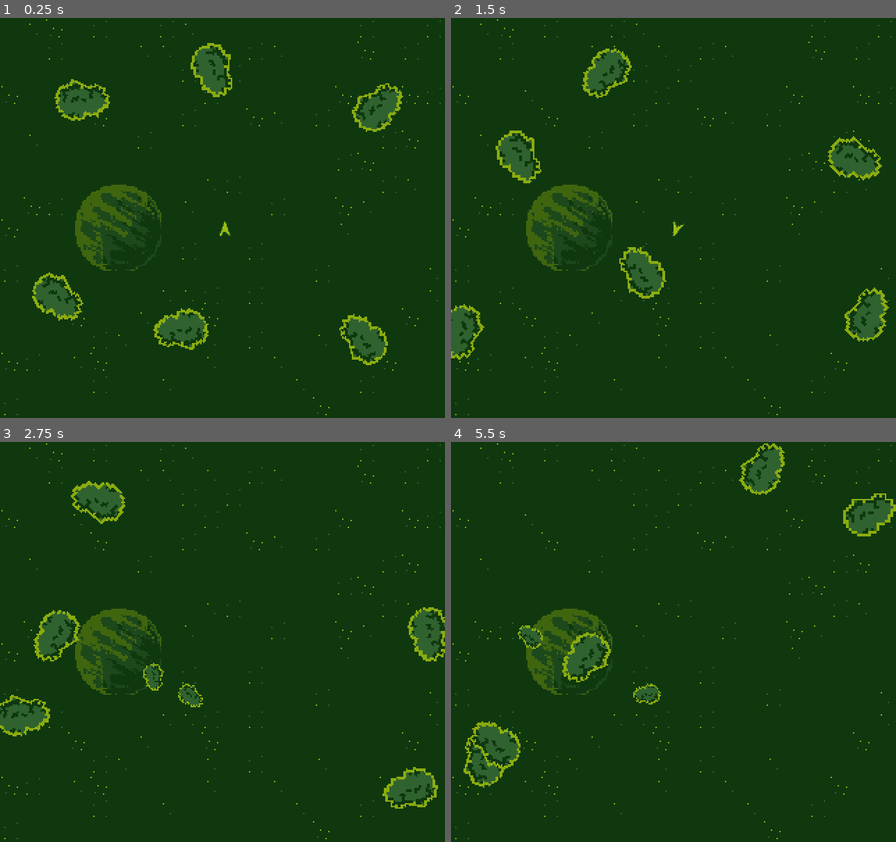
Above: before the commit, frames 1-4 (two rows, left to right).
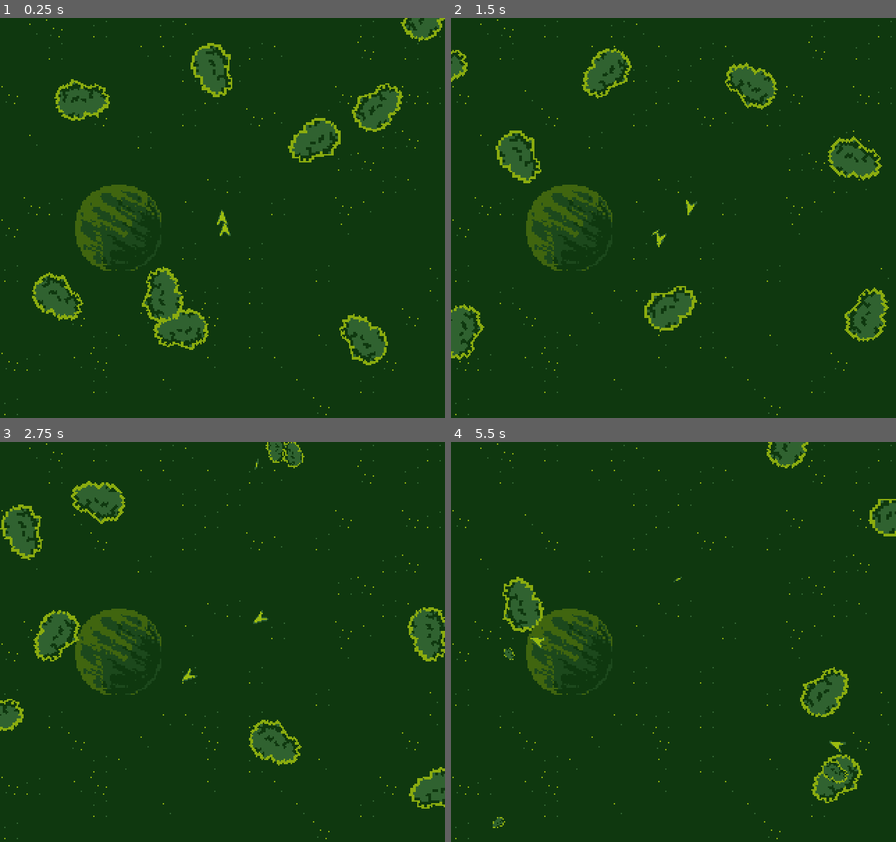
Above: after the commit, the same moments.

Repository: xorelcodes/asteroids-godot
Game: Godot game, scene res://Scenes/Levels/Level1.tscn
Same seed, same stepped clock (60 frames per second), same inputs: the game is played once before the commit and once after it.
Inputs:
- Up to frame 1 (0.25 s): no input
- Up to frame 2 (1.5 s): hold D (right) 0.53-1.28 s; tap Space (fire) at 0.6, 1.35 s; hold A (left) from 1.28 s (still down)
- Up to frame 3 (2.75 s): release A (left) at 2.03 s; hold D (right) from 2.03 s (still down); tap Space (fire) at 2.1 s
- Up to frame 4 (5.5 s): release D (right) at 2.78 s; hold W (up) 2.78-3.53 s; tap Space (fire) every 0.75 s from 2.85 to 5.1 s; hold A (left) from 3.53 s (still down)

The runs differ from the first frame. In frame 1, 1.8% of the frame differs, in the area x 31-100%, y 0-77%; in frame 2, 2.5%; in frame 3, 3.7%; in frame 4, 6.3%, in the area x 2-100%, y 0-97%.
Error after the commit: Invalid call. Nonexistent function '_ship_damaged' in base 'RigidBody2D (PlayerController.gd)'. (res://Scripts/asteroid_physics.gd:44)

Commit message:
Asteroid spawn, code restructure Restrured all code to implement manager design, improved asteroid warping

Diff:
--- a/Scenes/Actors/asteroid.tscn
+++ b/Scenes/Actors/asteroid.tscn
@@ -26,5 +26,6 @@
 [node name="CollisionShape2D" type="CollisionShape2D" parent="."]
 position = Vector2(2, 0)
 shape = SubResource("CircleShape2D_55l3o")
+debug_color = Color(0, 0.6, 0.701961, 0.505882)
 
 [connection signal="body_entered" from="." to="." method="_on_body_entered"]
--- /dev/null
+++ b/Scenes/Managers/GameManager.tscn
@@ -0,0 +1,7 @@
+[gd_scene load_steps=2 format=3 uid="uid://tdgyx28th8e6"]
+
+[ext_resource type="Script" path="res://Scripts/GameManager.gd" id="1_xf4o4"]
+
+[node name="Game Manager" type="Node"]
+script = ExtResource("1_xf4o4")
+number_of_starting_asteroids = 5
--- a/Scripts/GameManager.gd
+++ b/Scripts/GameManager.gd
@@ -1,5 +1,88 @@
-extends Node2D
+extends Node
+
+@export var lives_left = 3
+@export var high_score = 1000
+@export var number_of_starting_asteroids = 3
+
+var player_template = preload("res://Scenes/Actors/player.tscn")
+var player1
+var asteroids = []
+var asteroid_template = preload("res://Scenes/Actors/asteroid.tscn")
+var screen_width
+var screen_height
+
+var rng = RandomNumberGenerator.new()
+
+
+var total_score: int
+
+func _ready():
+	#get screen height and width for later spawn calculations
+	screen_width = get_viewport().get_visible_rect().size.x
+	screen_height = get_viewport().get_visible_rect().size.y
+
+	_spawn_init_asteroids()
+	_spawn_player()
+	pass
 
 func _process(delta):
 	if(Input.is_action_just_pressed("restart")):
 		get_tree().reload_current_scene()
+
+#add to total score
+func _add_score(points : int):
+	total_score += points
+	print("Total Score: " + str(total_score))
+
+#lose a life, game over on 0 lives
+func _lose_life():
+	if(lives_left == 0):
+		#end game state entered here
+		pass
+	lives_left -= 1
+	print("Lives left: " + str(lives_left))
+
+#initial spawn in of the player. Can change to include variables for multiplayer?
+func _spawn_player():
+	player1 = player_template.instantiate()
+	player1.position = Vector2(screen_width/2, screen_height/2)
+	player1.ship_destroyed.connect(_lose_life)
+	add_child(player1)
+
+#spawn in the initial asteroids based on the set amount of starting asteroids
+func _spawn_init_asteroids():
+	for n in number_of_starting_asteroids:
+		var new_asteroid = asteroid_template.instantiate()
+		var xRando
+		xRando = rng.randf_range(100, screen_width / 2 -50) if rng.randi_range(0,1) ==0 else rng.randf_range(screen_width + 50, screen_width  -100)
+		var yRando
+		yRando = rng.randf_range(100, screen_height / 2 -50) if rng.randi_range(0,1) ==0 else rng.randf_range(screen_height + 50, screen_height -100)
+		new_asteroid.position = Vector2(xRando, yRando)
+		new_asteroid.asteroid_destroyed.connect(_asteroid_destroyed)
+		new_asteroid.scored.connect(_add_score)
+		add_child(new_asteroid)
+		asteroids.append(new_asteroid)
+	pass
+
+#function called to destroy an asteroid, spawning smaller rocks if needed
+func _asteroid_destroyed(asteroid : Asteroid):
+	if(asteroid.spawnsLeft > 0):
+		asteroid.spawnsLeft -= 1
+		for n in asteroid.pebbleCount:
+			#print("spawning pebble number " + str(n))
+			var pebble : RigidBody2D = asteroid.duplicate()
+			pebble.speed = asteroid.speed + asteroid.rng.randf_range(0,.3)
+			pebble.spawnsLeft = asteroid.spawnsLeft
+			pebble.score = 50 if asteroid.spawnsLeft == 1 else 100
+			#this is the pain point, is score just called? or is this the sign I need an asteroid manager node?
+			pebble.asteroid_destroyed.connect(_asteroid_destroyed)
+			pebble.scored.connect(_add_score)
+			add_child(pebble)
+			asteroids.append(pebble)
+
+	asteroids.remove_at(asteroids.find(asteroid))
+	print("Asteroids left: " + str(asteroids.size()));
+
+
+
+#todo: create asteroid manager maybe? what managers do I need, what is the scope in each
--- a/Scripts/PlayerController.gd
+++ b/Scripts/PlayerController.gd
@@ -1,40 +1,59 @@
 extends RigidBody2D
+
+signal ship_destroyed
+
 @export var impulse_strength = 50
 @export var rotation_speed = TAU
 
 var lasers = preload("res://Scenes/Actors/laser.tscn")
+var ship_hit= false
 
 func _ready():
-    pass
+	pass
 
 func _process(delta):
-    if(Input.is_action_just_pressed("fire")):
-        var laser = lasers.instantiate()
-        laser.position = position
-        laser.rotation = rotation
-        get_parent().add_child(laser)
+	#fire and instantiate a laser on each press. TODO make it so it fires if held down in intervals. Add an export variable for interval
+	if(Input.is_action_just_pressed("fire")):
+		var laser = lasers.instantiate()
+		laser.position = position
+		laser.rotation = rotation
+		get_parent().add_child(laser)
 
 func _physics_process(delta):
-    angular_velocity = 0
-    if(Input.is_action_pressed("up")):
-        apply_force(Vector2.UP.rotated(rotation) * impulse_strength)
-    if(Input.is_action_pressed("right")):
-        angular_velocity = rotation_speed
-    if(Input.is_action_pressed("left")):
-        angular_velocity = -rotation_speed
+	#call a check to see if ship is destroyed every physics frame
+	_isShipDestroyed()
+	#reset angular velocity to 0 for better ship handling
+	angular_velocity = 0
+	#impule forward
+	if(Input.is_action_pressed("up")):
+		apply_force(Vector2.UP.rotated(rotation) * impulse_strength)
+	if(Input.is_action_pressed("right")):
+		angular_velocity = rotation_speed
+	if(Input.is_action_pressed("left")):
+		angular_velocity = -rotation_speed
 
+#check every physic frame to see if ship is destroyed, if so emit a signal that it has been destroyed, and destroy this object
+func _isShipDestroyed():
+	if ship_hit:
+		emit_signal("ship_destroyed")
+		queue_free()
+
+#call from outside object telling the ship it is dealt damage (future could include a damage amount, ex for shields or hull health)
+func ship_damaged():
+	ship_hit = true
 
 func _integrate_forces(state):
-    wrap_screen(state)
+	_wrap_screen(state)
 
-func wrap_screen(state):
+#checking for ship hitting edge of screen boundaries, move it to the opposite side if so
+func _wrap_screen(state):
 
-    if state.transform.origin.x < 0:
-        state.transform.origin.x = get_viewport_rect().size.x
-    if state.transform.origin.x > get_viewport_rect().size.x:
-        state.transform.origin.x = 0
+	if state.transform.origin.x < 0:
+		state.transform.origin.x = get_viewport_rect().size.x
+	if state.transform.origin.x > get_viewport_rect().size.x:
+		state.transform.origin.x = 0
 
-    if state.transform.origin.y < 0:
-        state.transform.origin.y = get_viewport_rect().size.y
-    if state.transform.origin.y > get_viewport_rect().size.y:
-        state.transform.origin.y = 0
+	if state.transform.origin.y < 0:
+		state.transform.origin.y = get_viewport_rect().size.y
+	if state.transform.origin.y > get_viewport_rect().size.y:
+		state.transform.origin.y = 0
--- a/Scripts/asteroid_physics.gd
+++ b/Scripts/asteroid_physics.gd
@@ -1,53 +1,60 @@
-extends RigidBody2D
+class_name  Asteroid extends RigidBody2D
+
+signal scored(points)
+signal pebble_spawn(new_pebble : Asteroid)
+signal asteroid_destroyed(destroyed_asteroid: Asteroid)
 
 @export var speed = 50
 @export var direction = 90
-@export var spawnsPebbles = true
-@export var pebbleCount = 3
+@export var spawnsLeft = 2
+@export var pebbleCount = 2
+@export var score = 20
 
+var isDestroyed = false
 var rng = RandomNumberGenerator.new()
+var spawnsPebbles = false
+var objWidth
 
 func _ready():
 	var rot = rng.randf_range(0, 2*PI)
-	if( spawnsPebbles == false):
-		$CollisionShape2D.shape.radius /= 2
+	objWidth = $Sprite2D.texture.get_width()
+	if( spawnsLeft < 2):
+		$CollisionShape2D.shape.radius /= 1.2
 		$Sprite2D.scale /= 2
 	rotate(rot)
 	apply_force(Vector2.UP.rotated(rotation) * speed)
 
 
 
+func _physics_process(delta):
+	_isAsteroidDestroyed()
 
 
+func _isAsteroidDestroyed():
+	if isDestroyed :
+		emit_signal("asteroid_destroyed", self)
+		queue_free()
 
-
-func _destroyAsteroid():
-	if(spawnsPebbles == true):
-		for n in pebbleCount:
-			print("spawning pebble number " + str(n))
-			var pebble : RigidBody2D = duplicate()
-			pebble.speed = speed + rng.randf_range(0,50)
-			pebble.spawnsPebbles = false
-
-			get_parent().add_child(pebble)
-
-	queue_free()
+func destroyAsteroid():
+	emit_signal("scored", score)
+	isDestroyed = true
 
 func _on_body_entered(body):
 	if(body.is_in_group("player")):
-		body.queue_free()
-		queue_free()
+		body._ship_damaged()
+		score = 0
+		isDestroyed = true
 
 func _integrate_forces(state):
-	wrap_screen(state)
+	_wrap_screen(state)
 
-func wrap_screen(state):
+func _wrap_screen(state):
 
-	if state.transform.origin.x < 0:
-		state.transform.origin.x = get_viewport_rect().size.x
-	if state.transform.origin.x > get_viewport_rect().size.x:
-		state.transform.origin.x = 0
-	if state.transform.origin.y < 0:
-		state.transform.origin.y = get_viewport_rect().size.y
-	if state.transform.origin.y > get_viewport_rect().size.y:
-		state.transform.origin.y = 0
+	if state.transform.origin.x < -10:
+		state.transform.origin.x = get_viewport_rect().size.x + 9
+	if state.transform.origin.x > get_viewport_rect().size.x +10:
+		state.transform.origin.x = -9
+	if state.transform.origin.y < -10:
+		state.transform.origin.y = get_viewport_rect().size.y  + 9
+	if state.transform.origin.y > get_viewport_rect().size.y + 10:
+		state.transform.origin.y = -9
--- a/Scripts/laser.gd
+++ b/Scripts/laser.gd
@@ -12,7 +12,7 @@
     var height = get_viewport().get_visible_rect().size.y
     position = position + speed * direction * delta
     if(position.x < 0 || position.x > width || position.y < 0 || position.y > height):
-        print("Laser Cleanup on aisle 2")
+        #print("Laser Cleanup on aisle 2")
         queue_free()
 
 func _on_area_shape_entered(area_rid:RID, area:Area2D, area_shape_index:int, local_shape_index:int):
@@ -21,6 +21,6 @@
 
 func _on_body_entered(body:Node2D):
     if(body.is_in_group("asteroid")):
-        body._destroyAsteroid()
+        body.destroyAsteroid()
         body.queue_free()
         queue_free()
